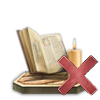
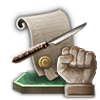
Two versions of the same layered image (w=100, h=100). Layer-by-layer changes:
added layer "Fist" above "Book" over left=53, top=43, right=100, bottom=100
added layer "Knife" above "Paper Seal Raised" over left=10, top=16, right=90, bottom=65
added layer "Paper Seal Raised" above "Paper Seal" over left=10, top=4, right=87, bottom=83
renamed "main surface copy #8" to "Red X", hid it over left=55, top=54, right=99, bottom=96
renamed "main surface copy #7" to "Book and Candle", hid it over left=15, top=25, right=83, bottom=82
hid "Main Surface Clay" over left=13, top=69, right=91, bottom=97
showed "Main Surface" over left=13, top=69, right=90, bottom=97
